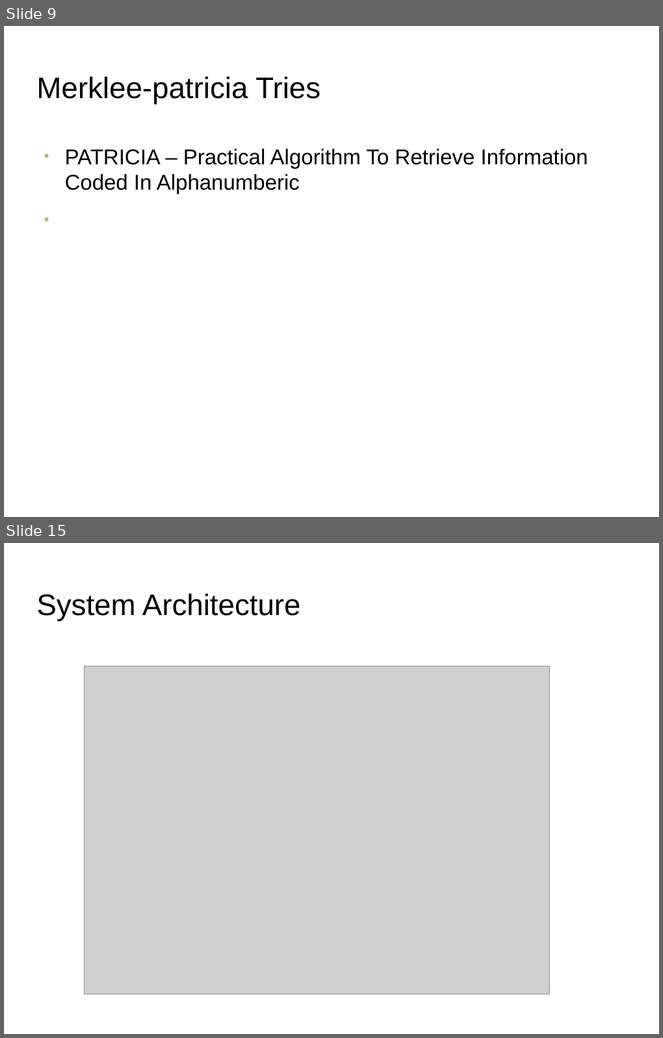
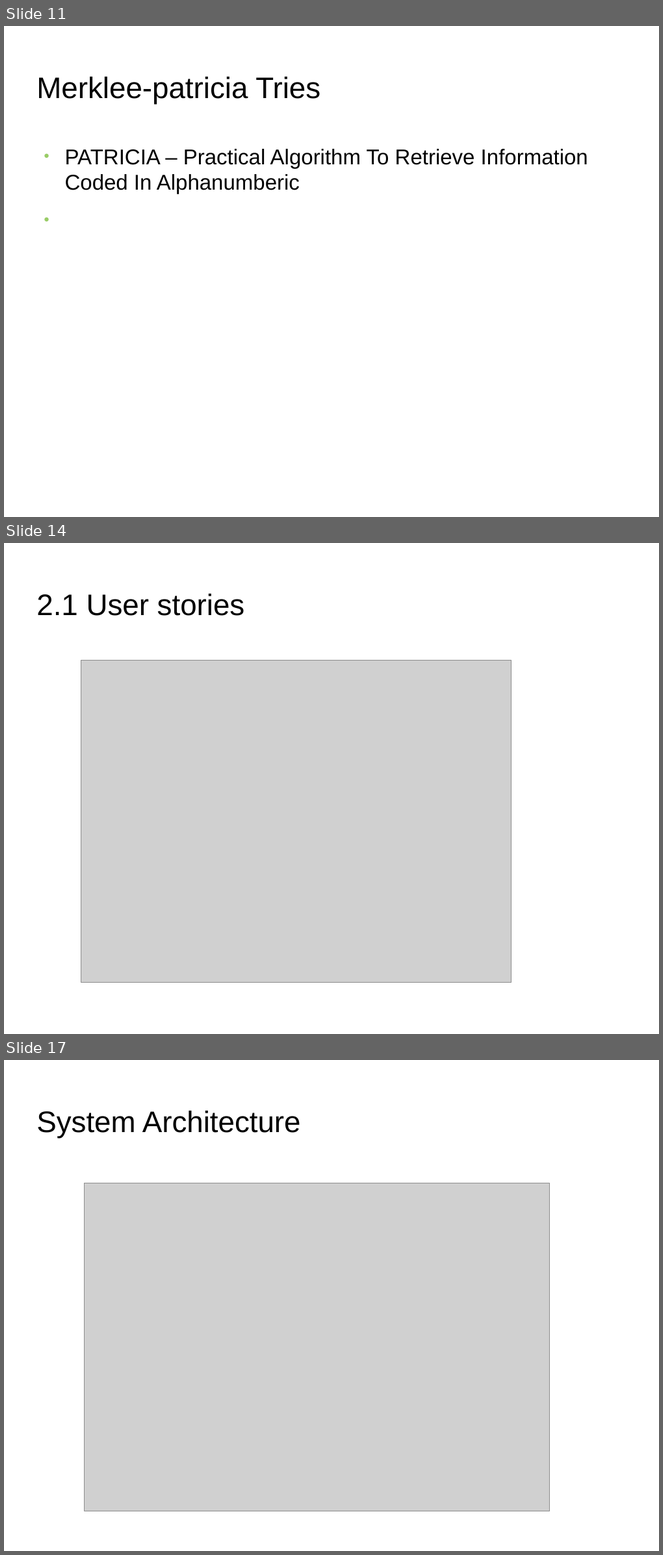
Before and after one commit to s2-t2/blockchain_reputation_system, a slide deck: documents/Presentation/Presentation.odp. Shown one above the other, each under a label of ours: slides 9 and 15 before the commit, slides 11, 14 and 17 after it; the slides between them are not shown. The pictures are 663x1038 and 663x1555 pixels, drawn with LibreOffice and Linux fonts; fonts in the diff are those of the drawing; grey boxes stand for pictures; background and template pictures are left out. Boxes give left, top, right and bottom in pixels: in the first picture for what was removed or moved away, otherwise in the second. Text is boxed around its words. In the diff, an @@ line names an element or a change of style, - is before the commit and + after.

```diff
--- a/documents/Presentation/Presentation.odp
+++ b/documents/Presentation/Presentation.odp
@@ slide 14 added at (4, 543, 659, 1034), background picture (left out) @@
@@ title added at (36, 594, 245, 616), 36 pt, text #000000 @@
+2.1 User stories
@@ picture added at (81, 660, 512, 983) @@
@@ what was slide 9 is now slide 11 @@
@@ what was slide 15 is now slide 17 @@
```
Also in this commit, not shown: 7 slides changed, 7 other slides added, 6 slides removed, 8 other files.
